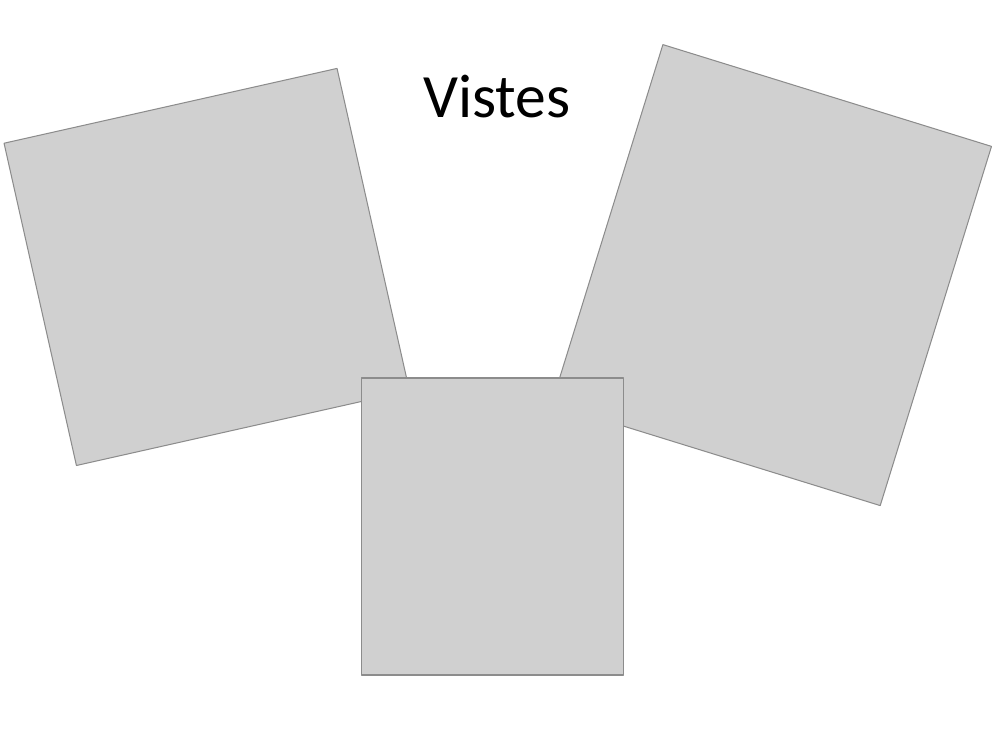
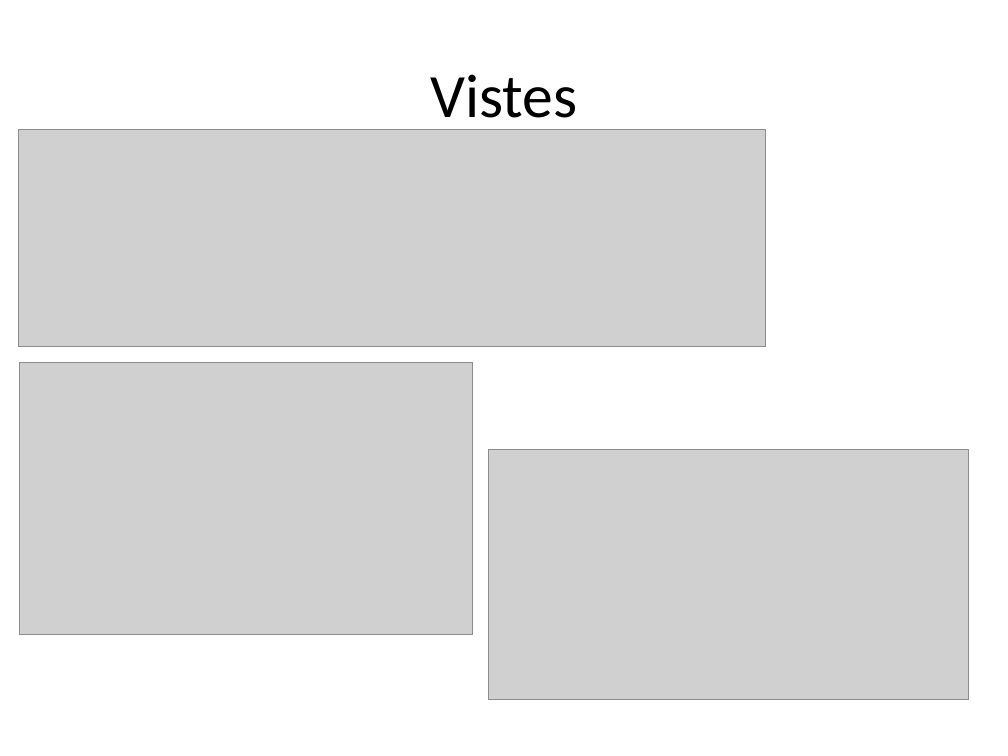
Before and after one commit to nilarrus/VisualMemory, a slide deck: slide 3 of Docs/Visual Memory.pptx (slide 4 before the commit). Drawn at 1008x756 pixels with LibreOffice and Linux fonts; fonts in the diff are those of the drawing; grey boxes stand for pictures. Boxes give left, top, right and bottom in pixels: in the first picture for what was removed or moved away, otherwise in the second. Text is boxed around its words. In the diff, an @@ line names an element or a change of style, - is before the commit and + after.

```diff
--- a/Docs/Visual Memory.pptx
+++ b/Docs/Visual Memory.pptx
@@ title "Vistes" rewrapped from box(423, 74, 570, 118) to box(430, 74, 577, 132) @@
@@ picture removed at box(552, 44, 991, 505) @@
@@ picture removed at box(4, 68, 410, 466) @@
@@ picture added at box(18, 129, 766, 346) @@
@@ picture added at box(19, 362, 472, 634) @@
@@ picture removed at box(361, 378, 624, 675) @@
@@ picture added at box(488, 450, 968, 700) @@
```
Also in this commit, not shown: 1 other slide changed, 2 slides removed, 10 other files.
